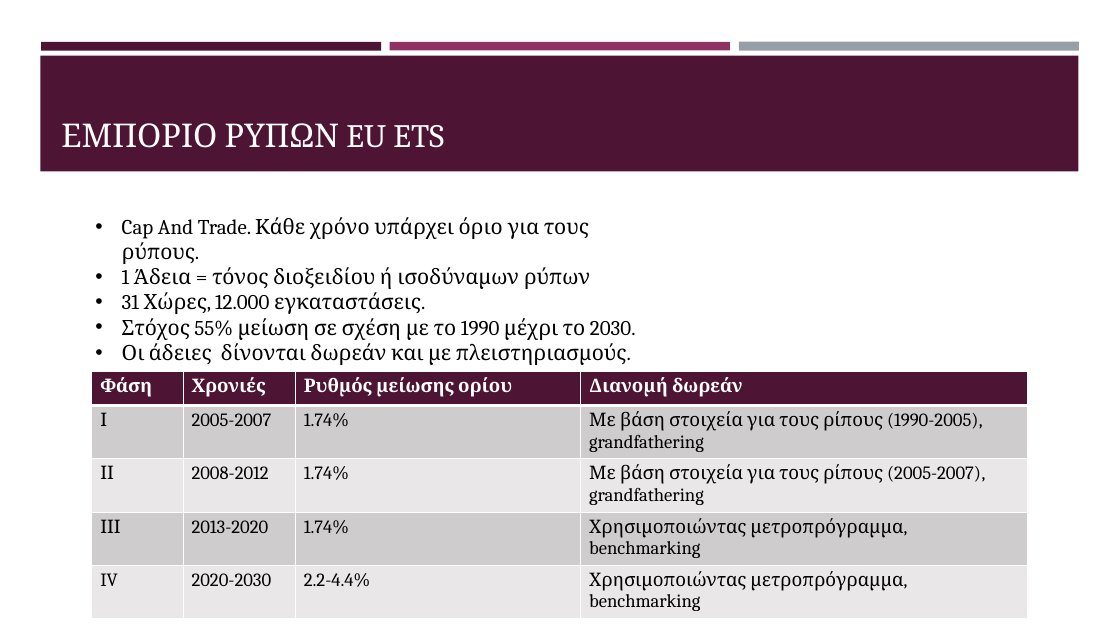
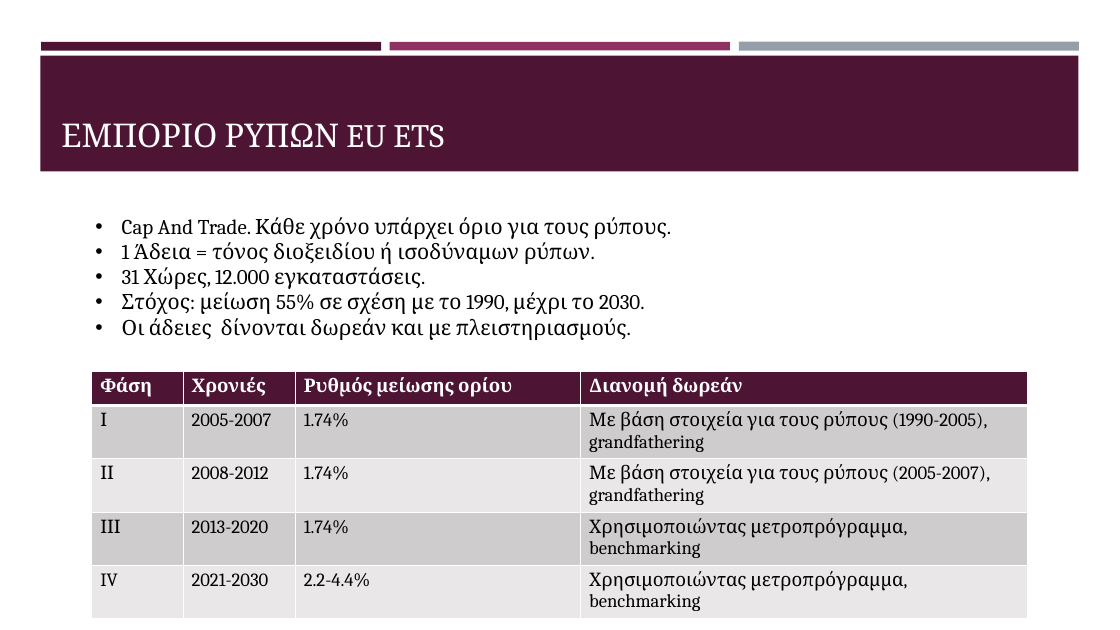
Before and after one commit to kwpap/Diplomatiki_kwpap_step_1, a slide deck: slide 3 of Thesis/Παρουσίαση.pptx. Drawn at 1120x630 pixels with LibreOffice and Linux fonts; fonts in the diff are those of the drawing. Boxes give left, top, right and bottom in pixels: in the first picture for what was removed or moved away, otherwise in the second. Text is boxed around its words. In the diff, an @@ line names an element or a change of style, - is before the commit and + after.

```diff
--- a/Thesis/Παρουσίαση.pptx
+++ b/Thesis/Παρουσίαση.pptx
@@ text at (122, 242, 590, 264): text changed @@
-  • 1 Άδεια = τόνος διοξειδίου ή ισοδύναμων ρύπων
+  • 1 Άδεια = τόνος διοξειδίου ή ισοδύναμων ρύπων.
@@ text at (122, 292, 645, 314): text changed @@
-  • Στόχος 55% μείωση σε σχέση με το 1990 μέχρι το 2030.
+  • Στόχος: μείωση 55% σε σχέση με το 1990, μέχρι το 2030.
@@ table at (92, 371, 1028, 615) @@
-row 2, column 4: Με βάση στοιχεία για τους ρίπους (1990-2005), grandfathering
+row 2, column 4: Με βάση στοιχεία για τους ρύπους (1990-2005), grandfathering
-row 3, column 4: Με βάση στοιχεία για τους ρίπους (2005-2007), grandfathering
+row 3, column 4: Με βάση στοιχεία για τους ρύπους (2005-2007), grandfathering
-row 5, column 2: 2020-2030
+row 5, column 2: 2021-2030
```
Also in this commit, not shown: 9 other slides changed.
